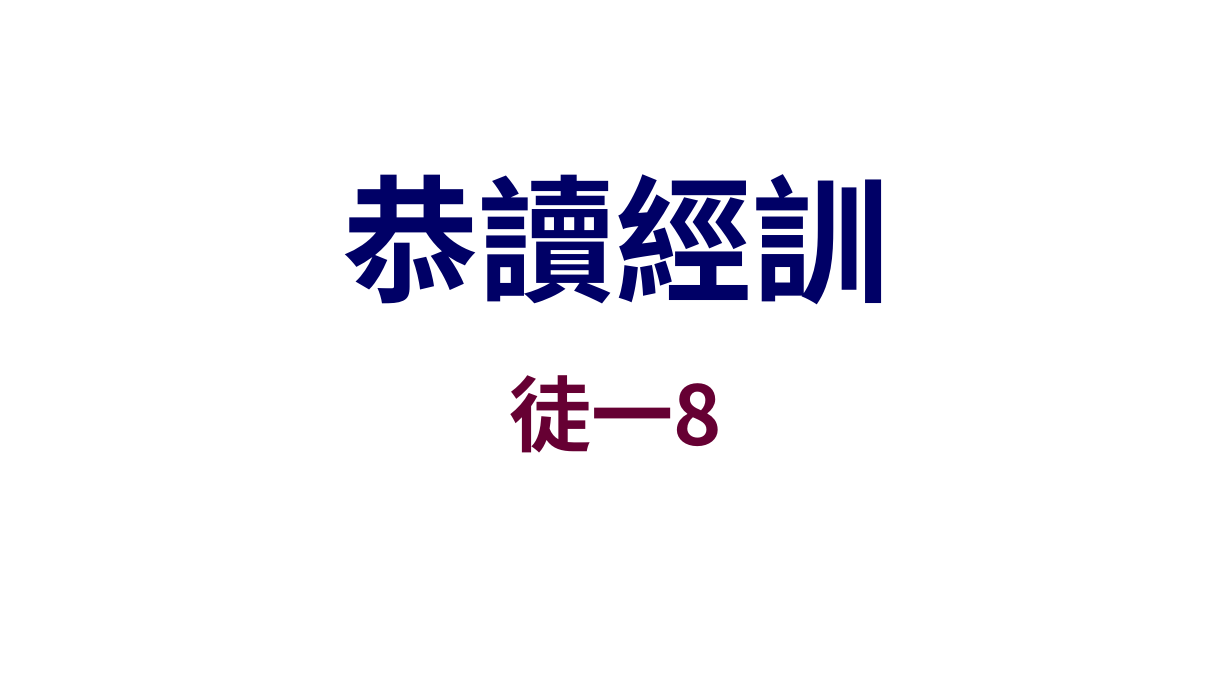
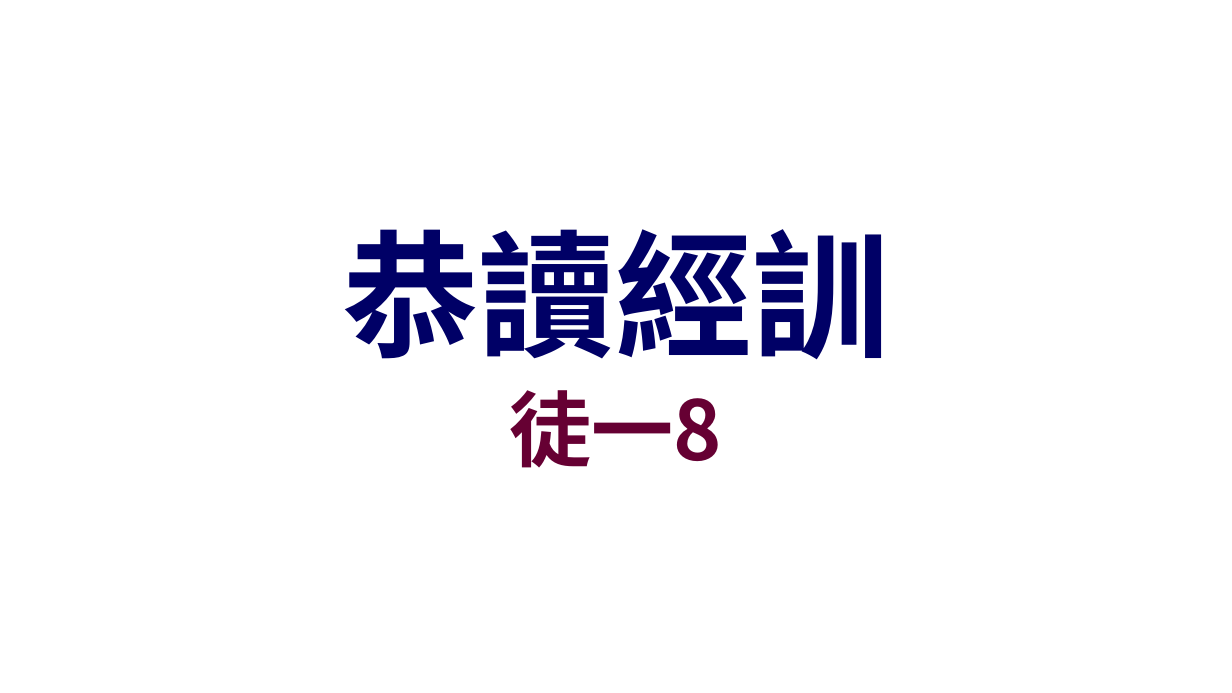
Before and after one commit to batisuoc/other-ppts, a slide deck: slide 10 of 崇拜流程.pptx. Drawn at 1232x693 pixels with LibreOffice and Linux fonts; fonts in the diff are those of the drawing; background and template pictures are left out. Boxes give left, top, right and bottom in pixels: in the first picture for what was removed or moved away, otherwise in the second. Text is boxed around its words. In the diff, an @@ line names an element or a change of style, - is before the commit and + after.

Commit message:
Update titles position

```diff
--- a/崇拜流程.pptx
+++ b/崇拜流程.pptx
@@ title "恭讀經訓": place and size @@
-title "恭讀經訓" at bbox=[342, 174, 890, 305]
+title "恭讀經訓" at bbox=[342, 229, 890, 360]
@@ text "徒一8": place and size @@
-text "徒一8" at bbox=[510, 375, 723, 453]
+text "徒一8" at bbox=[510, 390, 723, 468]
```
Also in this commit, not shown: 12 other slides changed.
